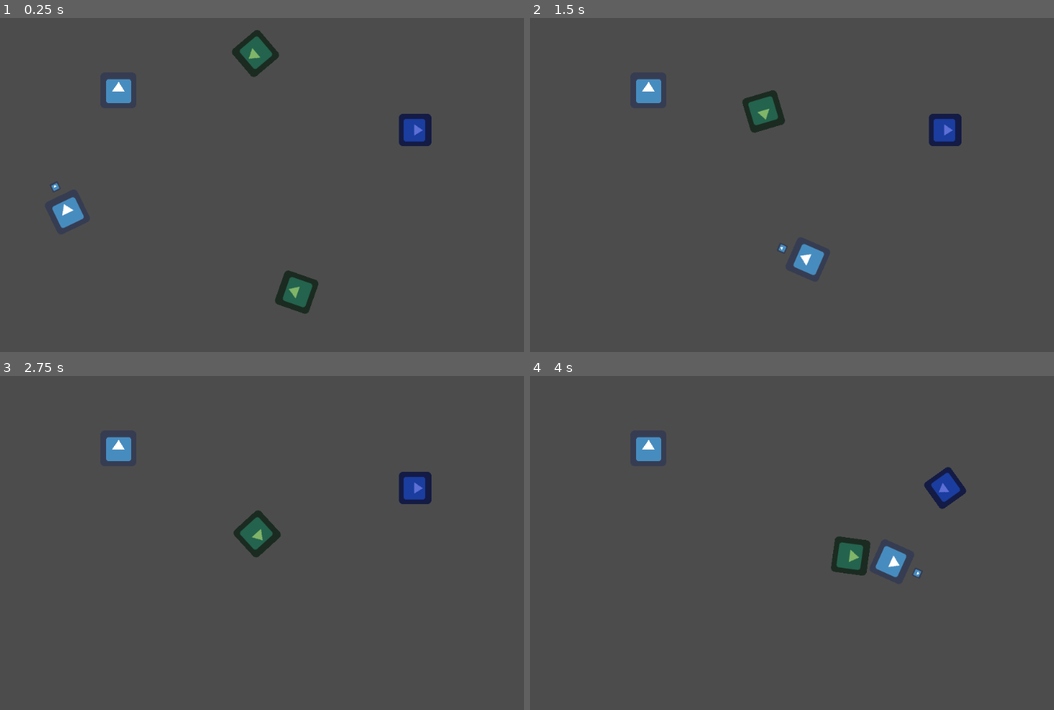
Above: before the commit, frames 1-4 (two rows, left to right).
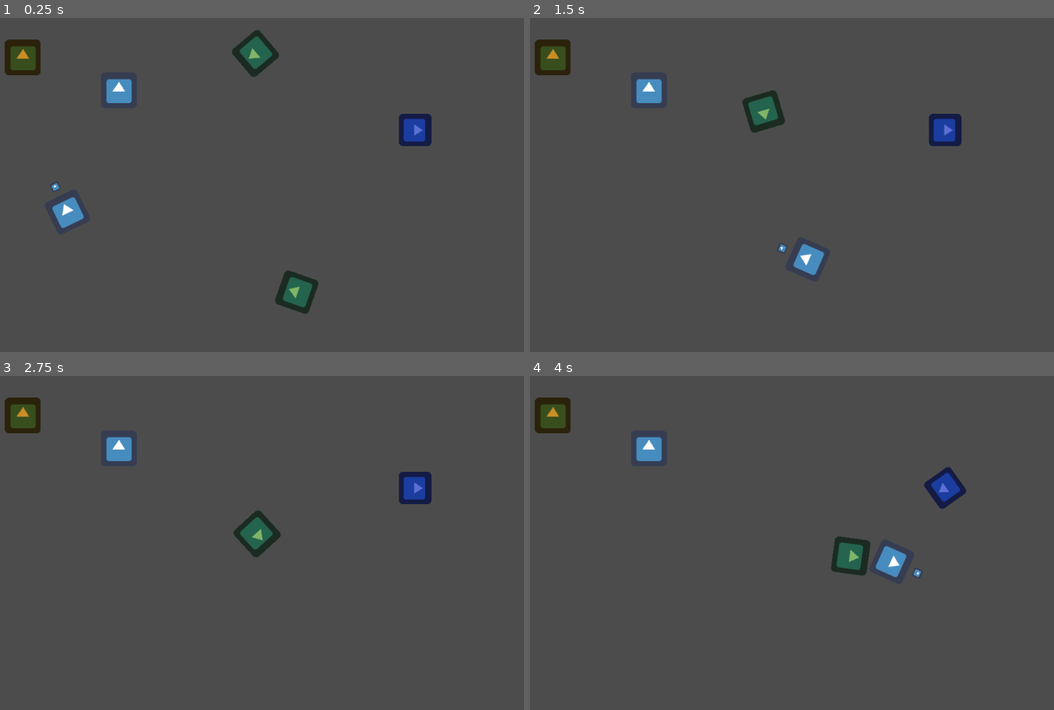
Above: after the commit, the same moments.

Repository: moisesjbc/spain-game-dev-jam-3
Game: Godot game, scene res://gameplay/main/main.tscn
Two runs of this game, one before a commit and one after it. Both use one fixed random seed, a clock stepped at 60 frames per second and the inputs below. The engine's default icon, where the game draws it, is replaced by a stand-in: a white triangle on a blue panel in a dark square.
Inputs (mouse positions are in pixels of both pictures, inside the frame that each line leads up to):
- Up to frame 1 (0.25 s): no input
- Up to frame 2 (1.5 s): move the mouse to (917, 168) at 0.52 s; hold Right (ui_right) 0.53-1.28 s; click (917, 168) at 0.6 s; move the mouse to (676, 201) at 1.27 s; hold Down (ui_down) from 1.28 s (still down); click (676, 201) at 1.35 s
- Up to frame 3 (2.75 s): move the mouse to (314, 469) at 2.02 s; release Down (ui_down) at 2.03 s; hold Right (ui_right) from 2.03 s (still down); click (314, 469) at 2.1 s
- Up to frame 4 (4 s): move the mouse to (760, 609) at 2.77 s; release Right (ui_right) at 2.78 s; hold Up (ui_up) 2.78-3.53 s; click (760, 609) at 2.85 s; move the mouse to (959, 593) at 3.52 s; hold Left (ui_left) from 3.53 s (still down); click (959, 593) at 3.6 s

The runs differ from the first frame. In frame 1, 0.8% of the frame differs, in the area x 0-26%, y 6-26%; in frame 2, 0.8%; in frame 3, 0.8%; in frame 4, 0.8%.

Commit message:
Añadido generator (+ deteccion por parte del jugador)

Diff:
--- /dev/null
+++ b/godot-project/gameplay/buildings/generator/generator.tscn
@@ -0,0 +1,20 @@
+[gd_scene load_steps=3 format=2]
+
+[ext_resource path="res://icon.png" type="Texture" id=1]
+
+[sub_resource type="RectangleShape2D" id=1]
+extents = Vector2( 31.347, 31.8228 )
+
+[node name="generator" type="KinematicBody2D" groups=[
+"generators",
+]]
+collision_layer = 4
+collision_mask = 4
+
+[node name="sprite" type="Sprite" parent="."]
+modulate = Color( 0.921569, 0.701961, 0.286275, 1 )
+self_modulate = Color( 0.866667, 0.796078, 0.52549, 1 )
+texture = ExtResource( 1 )
+
+[node name="collision_shape" type="CollisionShape2D" parent="."]
+shape = SubResource( 1 )
--- a/godot-project/gameplay/main/main.tscn
+++ b/godot-project/gameplay/main/main.tscn
@@ -1,14 +1,15 @@
-[gd_scene load_steps=5 format=2]
+[gd_scene load_steps=6 format=2]
 
 [ext_resource path="res://icon.png" type="Texture" id=1]
 [ext_resource path="res://gameplay/player/player.tscn" type="PackedScene" id=2]
 [ext_resource path="res://gameplay/phantom/phantom.tscn" type="PackedScene" id=3]
 [ext_resource path="res://gameplay/buildings/turret/turret.tscn" type="PackedScene" id=4]
+[ext_resource path="res://gameplay/buildings/generator/generator.tscn" type="PackedScene" id=5]
 
 [node name="main" type="Node2D"]
 
 [node name="REMOVE_ref_sprite" type="Sprite" parent="."]
-position = Vector2( 260, 131 )
+position = Vector2( 260.667, 131 )
 texture = ExtResource( 1 )
 
 [node name="player" parent="." instance=ExtResource( 2 )]
@@ -22,3 +23,6 @@
 
 [node name="phantom" parent="." instance=ExtResource( 3 )]
 position = Vector2( 523.924, 48.7216 )
+
+[node name="generator" parent="." instance=ExtResource( 5 )]
+position = Vector2( 89.4341, 72.0812 )
--- a/godot-project/gameplay/player/player.gd
+++ b/godot-project/gameplay/player/player.gd
@@ -4,10 +4,13 @@
 export (int) var movement_speed = 500
 export var hp = 3
 
+var close_generator = null
+
 
 func _physics_process(delta):
 	_process_player_movement(delta)
 	_process_player_rotation()
+	_process_player_actions()
 
 
 func _process_player_movement(delta):
@@ -29,6 +32,23 @@
 	look_at(get_global_mouse_position())
 
 
+func _process_player_actions():
+	if close_generator and Input.is_action_just_pressed('ui_action'):
+		print('Cable!')
+
+
+
 func damage():
 	hp -= 1
 	print('damage! new hp', hp)
+
+
+func _on_influence_area_body_entered(body):
+	print(body.get_groups())
+	if 'generators' in body.get_groups():
+		close_generator = body
+
+
+func _on_influence_area_body_exited(body):
+	if 'generators' in body.get_groups():
+		close_generator = null
--- a/godot-project/gameplay/player/player.tscn
+++ b/godot-project/gameplay/player/player.tscn
@@ -1,10 +1,13 @@
-[gd_scene load_steps=4 format=2]
+[gd_scene load_steps=5 format=2]
 
 [ext_resource path="res://icon.png" type="Texture" id=1]
 [ext_resource path="res://gameplay/player/player.gd" type="Script" id=2]
 
 [sub_resource type="RectangleShape2D" id=1]
 extents = Vector2( 30.9579, 32.036 )
+
+[sub_resource type="CircleShape2D" id=2]
+radius = 145.927
 
 [node name="player" type="KinematicBody2D"]
 collision_mask = 2
@@ -22,3 +25,11 @@
 rotation = 1.5708
 scale = Vector2( 0.25, 0.25 )
 texture = ExtResource( 1 )
+
+[node name="influence_area" type="Area2D" parent="."]
+collision_mask = 4
+
+[node name="collision_shape" type="CollisionShape2D" parent="influence_area"]
+shape = SubResource( 2 )
+[connection signal="body_entered" from="influence_area" to="." method="_on_influence_area_body_entered"]
+[connection signal="body_exited" from="influence_area" to="." method="_on_influence_area_body_exited"]
--- a/godot-project/project.godot
+++ b/godot-project/project.godot
@@ -49,6 +49,18 @@
 , Object(InputEventKey,"resource_local_to_scene":false,"resource_name":"","device":0,"alt":false,"shift":false,"control":false,"meta":false,"command":false,"pressed":false,"scancode":83,"unicode":0,"echo":false,"script":null)
  ]
 }
+ui_action={
+"deadzone": 0.5,
+"events": [ Object(InputEventMouseButton,"resource_local_to_scene":false,"resource_name":"","device":0,"alt":false,"shift":false,"control":false,"meta":false,"command":false,"button_mask":0,"position":Vector2( 0, 0 ),"global_position":Vector2( 0, 0 ),"factor":1.0,"button_index":1,"pressed":false,"doubleclick":false,"script":null)
+ ]
+}
+
+[layer_names]
+
+2d_physics/layer_1="Player"
+2d_physics/layer_2="Phantoms"
+2d_physics/layer_3="Buildings"
+2d_physics/layer_4="Bullets"
 
 [rendering]
 
